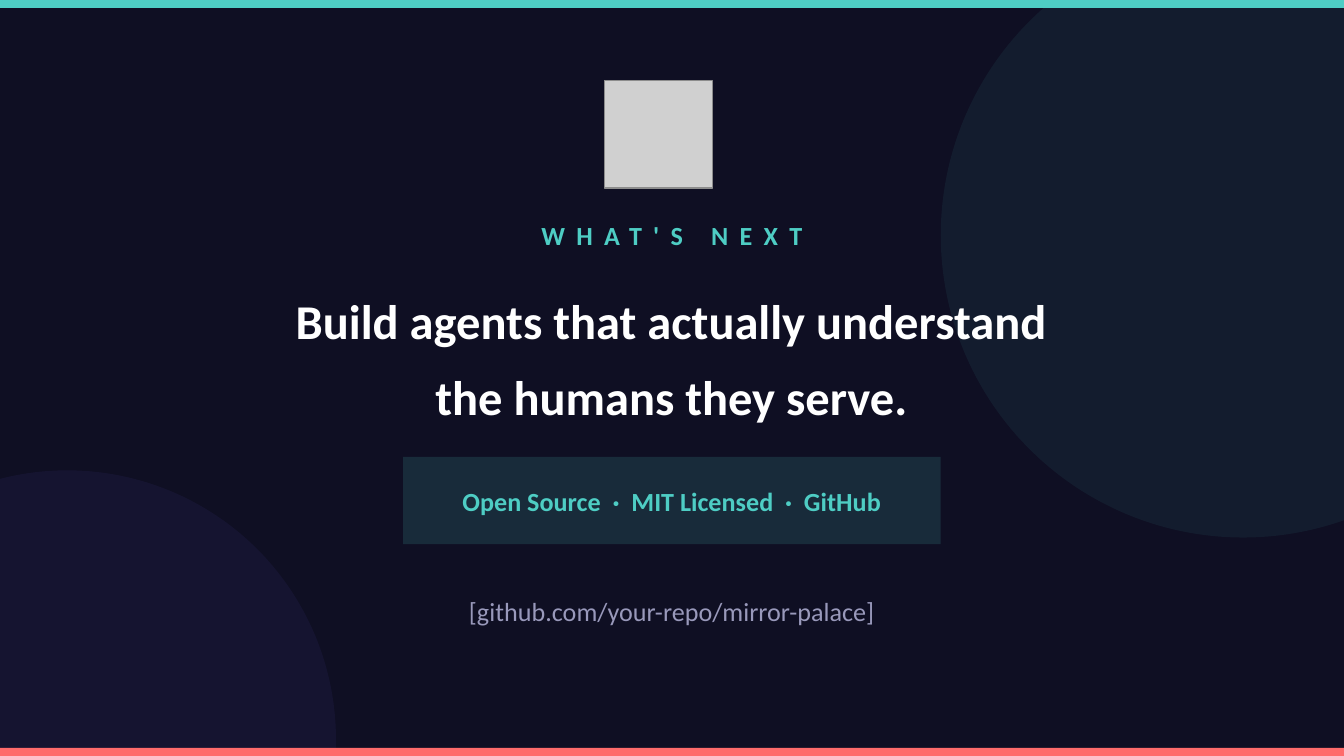
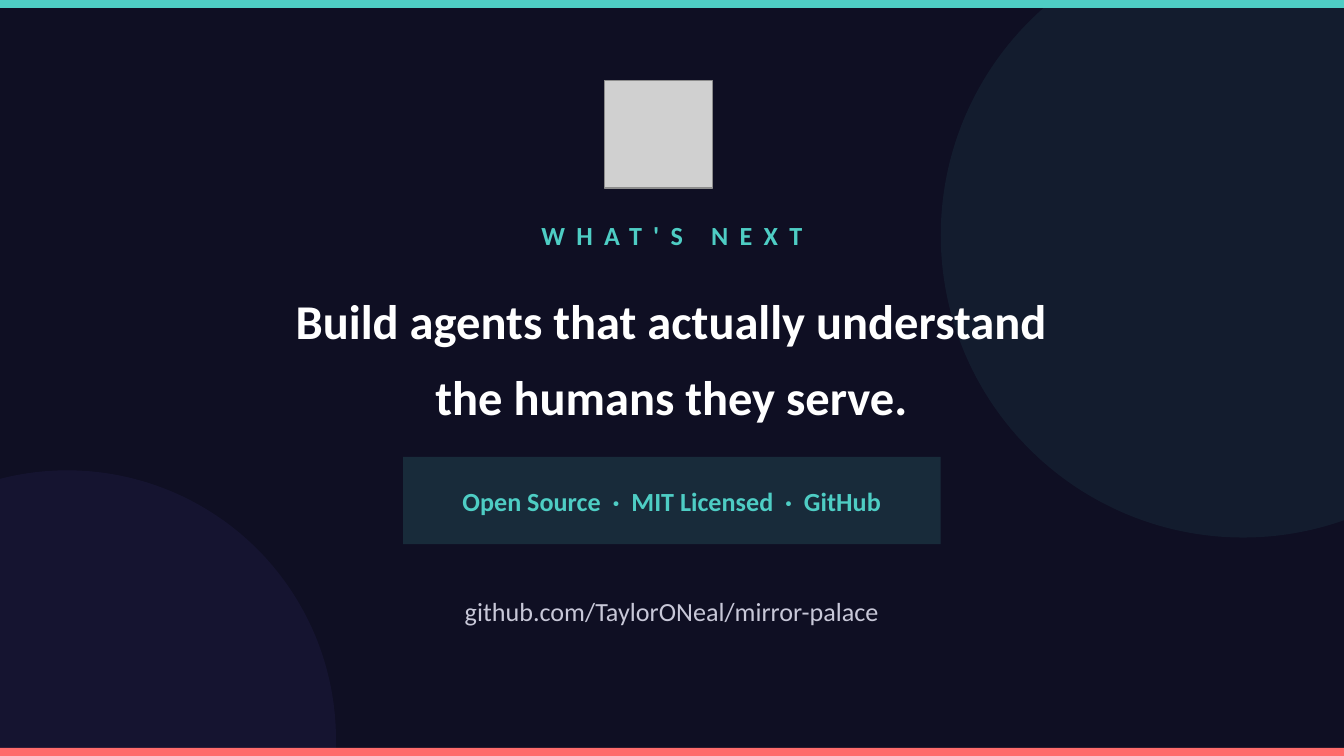
Before and after one commit to TaylorONeal/mirror-palace, a slide deck: slide 17 of mirror-palace-keynote.pptx. Drawn at 1344x756 pixels with LibreOffice and Linux fonts; fonts in the diff are those of the drawing; grey boxes stand for pictures. Boxes give left, top, right and bottom in pixels: in the first picture for what was removed or moved away, otherwise in the second. Text is boxed around its words. In the diff, an @@ line names an element or a change of style, - is before the commit and + after.

```diff
--- a/mirror-palace-keynote.pptx
+++ b/mirror-palace-keynote.pptx
@@ text at <box>465,603,879,626</box>: text changed; text colour #9999BB to #C8C8D8 @@
-[github.com/your-repo/mirror-palace]
+github.com/TaylorONeal/mirror-palace
```
Also in this commit, not shown: 1 other slide changed, 1 other file.
